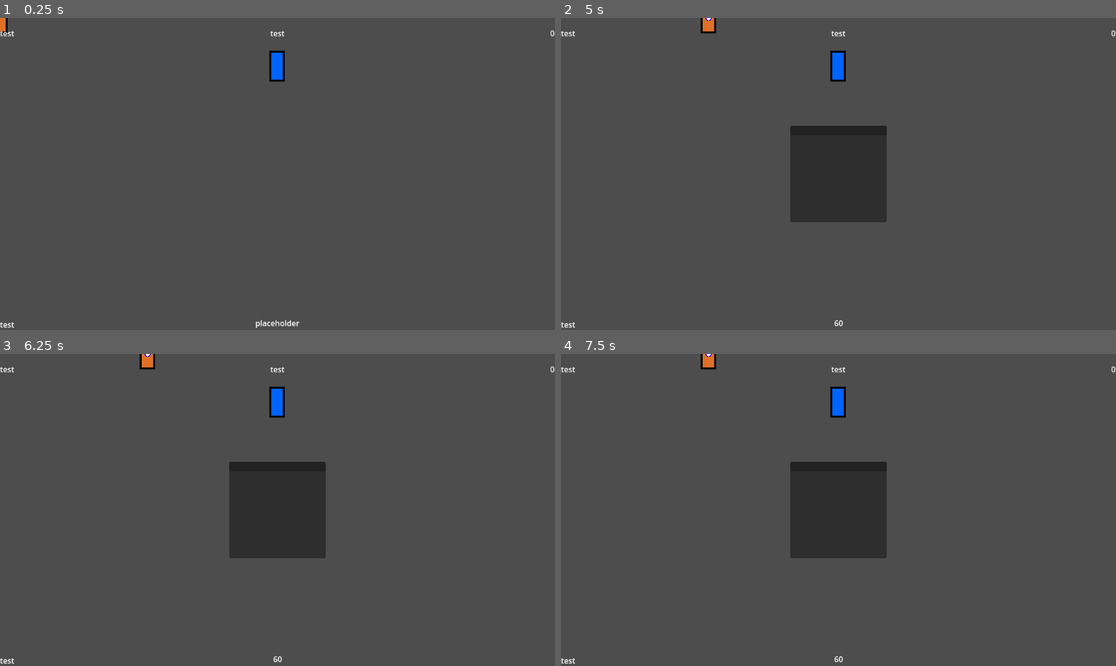
Above: before the commit, frames 1-4 (two rows, left to right).
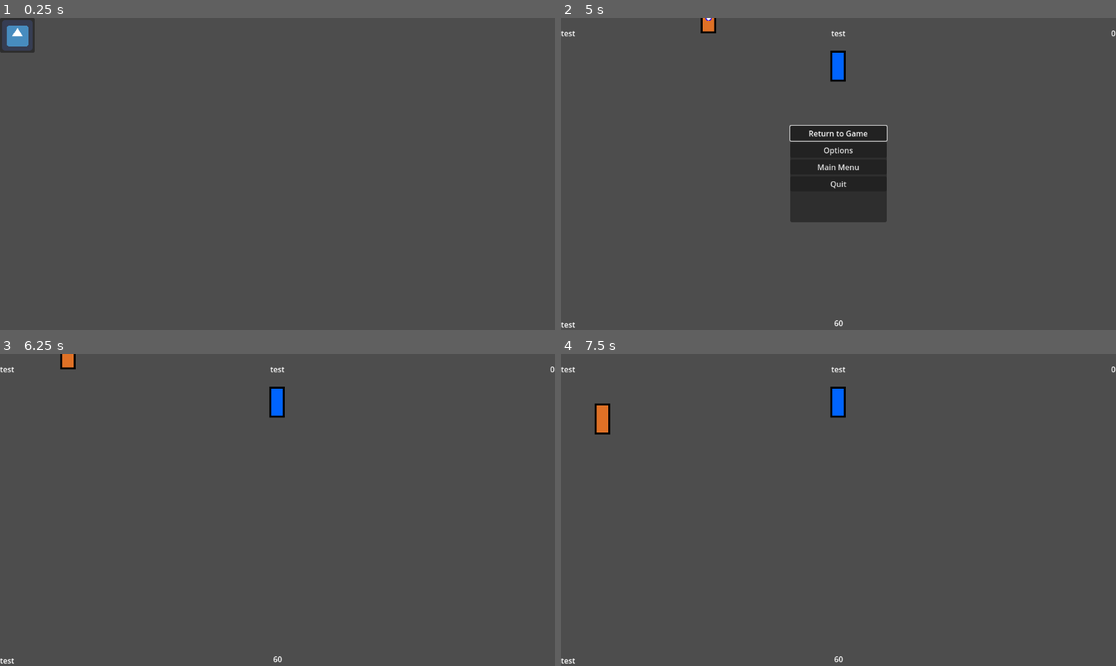
Above: after the commit, the same moments.

Repository: peachey2k2/oniki
Game: Godot game, scene res://scenes/Main.tscn
Same seed, same stepped clock (60 frames per second), same inputs: the game is played once before the commit and once after it. The engine's default icon, where the game draws it, is replaced by a stand-in: a white triangle on a blue panel in a dark square.
Inputs (mouse positions are in pixels of both pictures, inside the frame that each line leads up to):
- Up to frame 1 (0.25 s): no input
- Up to frame 2 (5 s): click (577, 36) at 0.52 s; tap Enter at 1.25 s; hold Right (ui_right) 1.28-2.03 s; hold Shift (focus) 1.28-2.03 s; hold Down (ui_down) 2.03-2.78 s; tap Shift (focus) at 2.1, 3.05, 3.6 s; hold Right (ui_right) 2.78-3.53 s; hold Z (hit) 2.78-3.53 s; hold Up (ui_up) 3.53-4.28 s; hold Left (ui_left) from 4.28 s (still down); hold Shift (focus) from 4.28 s (still down); tap Escape (pause) at 4.9 s
- Up to frame 3 (6.25 s): release Left (ui_left) at 5 s; release Shift (focus) at 5 s; click (277, 469) at 5 s, where only the run after the commit has a clickable "Return to Game"; tap Space at 5.75 s; hold Left (ui_left) from 5.78 s (still down); tap Z (hit) at 5.85 s; tap Shift (focus) at 6.05 s
- Up to frame 4 (7.5 s): release Left (ui_left) at 6.53 s; hold Down (ui_down) 6.53-7.28 s; hold Shift (focus) 6.53-7.28 s; hold Right (ui_right) from 7.28 s (still down); tap Shift (focus) at 7.35 s

The runs differ from the first frame. In frame 1, 0.9% of the frame differs, in the area x 0-100%, y 0-100%; in frame 2, 0.4%; in frame 3, 5.7%; in frame 4, 5.8%, in the area x 6-59%, y 0-66%.

Commit message:
simple pause and main menus

Diff:
--- a/project.godot
+++ b/project.godot
@@ -16,7 +16,6 @@
 [autoload]
 
 BattleStats="*res://scripts/battleStats.gd"
-PauseHandler="*res://scenes/PauseHandler.tscn"
 
 [display]
 
@@ -24,6 +23,14 @@
 
 [input]
 
+ui_accept={
+"deadzone": 0.5,
+"events": [Object(InputEventKey,"resource_local_to_scene":false,"resource_name":"","device":0,"window_id":0,"alt_pressed":false,"shift_pressed":false,"ctrl_pressed":false,"meta_pressed":false,"pressed":false,"keycode":4194309,"physical_keycode":0,"key_label":0,"unicode":4194309,"echo":false,"script":null)
+, Object(InputEventKey,"resource_local_to_scene":false,"resource_name":"","device":0,"window_id":0,"alt_pressed":false,"shift_pressed":false,"ctrl_pressed":false,"meta_pressed":false,"pressed":false,"keycode":4194310,"physical_keycode":0,"key_label":0,"unicode":4194310,"echo":false,"script":null)
+, Object(InputEventKey,"resource_local_to_scene":false,"resource_name":"","device":0,"window_id":0,"alt_pressed":false,"shift_pressed":false,"ctrl_pressed":false,"meta_pressed":false,"pressed":false,"keycode":32,"physical_keycode":0,"key_label":0,"unicode":32,"echo":false,"script":null)
+, Object(InputEventKey,"resource_local_to_scene":false,"resource_name":"","device":-1,"window_id":0,"alt_pressed":false,"shift_pressed":false,"ctrl_pressed":false,"meta_pressed":false,"pressed":false,"keycode":0,"physical_keycode":90,"key_label":0,"unicode":122,"echo":false,"script":null)
+]
+}
 debug={
 "deadzone": 0.5,
 "events": [Object(InputEventKey,"resource_local_to_scene":false,"resource_name":"","device":-1,"window_id":0,"alt_pressed":false,"shift_pressed":false,"ctrl_pressed":false,"meta_pressed":false,"pressed":false,"keycode":0,"physical_keycode":81,"key_label":0,"unicode":113,"echo":false,"script":null)
--- /dev/null
+++ b/scenes/Battle.tscn
@@ -0,0 +1,113 @@
+[gd_scene load_steps=8 format=3 uid="uid://bty05s2e3am5q"]
+
+[ext_resource type="Script" path="res://scripts/main.gd" id="1_l7pku"]
+[ext_resource type="PackedScene" uid="uid://b2cvqisw0hsd4" path="res://scenes/Player.tscn" id="2_hilyk"]
+[ext_resource type="PackedScene" uid="uid://c1b6e6j2g6ul3" path="res://scenes/enemy.tscn" id="3_xm52y"]
+[ext_resource type="Script" path="res://scripts/FPS.gd" id="4_ufn6s"]
+[ext_resource type="Script" path="res://scripts/LifeBar.gd" id="5_taydl"]
+[ext_resource type="Script" path="res://scripts/TimeoutTimer.gd" id="6_7ngma"]
+[ext_resource type="Script" path="res://scripts/GrazeCounter.gd" id="7_5eiw7"]
+
+[node name="Battle" type="Control"]
+layout_mode = 3
+anchors_preset = 15
+anchor_right = 1.0
+anchor_bottom = 1.0
+grow_horizontal = 2
+grow_vertical = 2
+script = ExtResource("1_l7pku")
+
+[node name="Player" parent="." instance=ExtResource("2_hilyk")]
+z_index = 1
+texture_filter = 1
+
+[node name="Enemy" parent="." instance=ExtResource("3_xm52y")]
+position = Vector2(575, 100)
+
+[node name="BattleUI" type="Control" parent="."]
+z_index = 20
+layout_mode = 1
+anchors_preset = 15
+anchor_right = 1.0
+anchor_bottom = 1.0
+grow_horizontal = 2
+grow_vertical = 2
+metadata/_edit_use_anchors_ = true
+
+[node name="FPSCounter" type="Label" parent="BattleUI"]
+process_mode = 3
+layout_mode = 1
+anchors_preset = 7
+anchor_left = 0.5
+anchor_top = 1.0
+anchor_right = 0.5
+anchor_bottom = 1.0
+offset_left = -52.5
+offset_top = -26.0
+offset_right = 52.5
+grow_horizontal = 2
+grow_vertical = 0
+text = "placeholder"
+horizontal_alignment = 1
+script = ExtResource("4_ufn6s")
+
+[node name="LifeBarContainer" type="HBoxContainer" parent="BattleUI"]
+layout_mode = 1
+anchors_preset = -1
+anchor_left = 0.000868056
+anchor_top = 0.00154321
+anchor_right = 1.00087
+anchor_bottom = 0.00154321
+offset_bottom = 8.0
+grow_horizontal = 2
+script = ExtResource("5_taydl")
+metadata/_edit_use_anchors_ = true
+
+[node name="Time" type="Label" parent="BattleUI"]
+layout_mode = 1
+anchors_preset = 1
+anchor_left = 1.0
+anchor_right = 1.0
+offset_left = -56.0
+offset_top = 20.0
+offset_bottom = 46.0
+grow_horizontal = 0
+text = "test"
+horizontal_alignment = 2
+script = ExtResource("6_7ngma")
+
+[node name="Timer" type="Timer" parent="BattleUI/Time"]
+one_shot = true
+
+[node name="BarCount" type="Label" parent="BattleUI"]
+layout_mode = 1
+offset_top = 20.0
+offset_right = 56.0
+offset_bottom = 46.0
+text = "test"
+
+[node name="SpellName" type="Label" parent="BattleUI"]
+layout_mode = 1
+anchors_preset = 5
+anchor_left = 0.5
+anchor_right = 0.5
+offset_left = -28.0
+offset_top = 20.0
+offset_right = 28.0
+offset_bottom = 46.0
+grow_horizontal = 2
+text = "test"
+horizontal_alignment = 1
+
+[node name="Graze" type="Label" parent="BattleUI"]
+layout_mode = 1
+anchors_preset = 2
+anchor_top = 1.0
+anchor_bottom = 1.0
+offset_top = -23.0
+offset_right = 40.0
+grow_vertical = 0
+text = "test"
+script = ExtResource("7_5eiw7")
+
+[connection signal="bar_emptied" from="BattleUI/LifeBarContainer" to="Enemy" method="_on_life_bar_container_bar_emptied"]
--- /dev/null
+++ b/scenes/Main.gd
@@ -0,0 +1,13 @@
+extends Node2D
+
+@onready var root:Node = $"/root"
+
+func _ready():
+	$Button.connect("pressed",Callable(self,"_on_button_pressed"))
+
+func _on_button_pressed():
+	var Battle:Node = load("res://scenes/Battle.tscn").instantiate()
+	var PauseHandler:Node = load("res://scenes/PauseHandler.tscn").instantiate()
+	root.add_child(Battle)
+	root.add_child(PauseHandler)
+	queue_free()
--- a/scenes/Main.tscn
+++ b/scenes/Main.tscn
@@ -1,113 +1,12 @@
-[gd_scene load_steps=8 format=3 uid="uid://bty05s2e3am5q"]
+[gd_scene load_steps=3 format=3 uid="uid://cgpbies442yv1"]
 
-[ext_resource type="Script" path="res://scripts/main.gd" id="2"]
-[ext_resource type="Script" path="res://scripts/FPS.gd" id="3"]
-[ext_resource type="PackedScene" uid="uid://c1b6e6j2g6ul3" path="res://scenes/enemy.tscn" id="3_j7bnb"]
-[ext_resource type="PackedScene" uid="uid://b2cvqisw0hsd4" path="res://scenes/Player.tscn" id="4"]
-[ext_resource type="Script" path="res://scripts/LifeBar.gd" id="5_hv86u"]
-[ext_resource type="Script" path="res://scripts/TimeoutTimer.gd" id="6_bavyu"]
-[ext_resource type="Script" path="res://scripts/GrazeCounter.gd" id="7_bdfv3"]
+[ext_resource type="Texture2D" uid="uid://33qc36xfaf85" path="res://icon.png" id="1_21nhi"]
+[ext_resource type="Script" path="res://scenes/Main.gd" id="1_l75ni"]
 
-[node name="Battle" type="Control"]
-layout_mode = 3
-anchors_preset = 15
-anchor_right = 1.0
-anchor_bottom = 1.0
-grow_horizontal = 2
-grow_vertical = 2
-script = ExtResource("2")
+[node name="Main" type="Node2D"]
+script = ExtResource("1_l75ni")
 
-[node name="Player" parent="." instance=ExtResource("4")]
-z_index = 1
-texture_filter = 1
-
-[node name="Enemy" parent="." instance=ExtResource("3_j7bnb")]
-position = Vector2(575, 100)
-
-[node name="BattleUI" type="Control" parent="."]
-z_index = 20
-layout_mode = 1
-anchors_preset = 15
-anchor_right = 1.0
-anchor_bottom = 1.0
-grow_horizontal = 2
-grow_vertical = 2
-metadata/_edit_use_anchors_ = true
-
-[node name="FPSCounter" type="Label" parent="BattleUI"]
-process_mode = 3
-layout_mode = 1
-anchors_preset = 7
-anchor_left = 0.5
-anchor_top = 1.0
-anchor_right = 0.5
-anchor_bottom = 1.0
-offset_left = -52.5
-offset_top = -26.0
-offset_right = 52.5
-grow_horizontal = 2
-grow_vertical = 0
-text = "placeholder"
-horizontal_alignment = 1
-script = ExtResource("3")
-
-[node name="LifeBarContainer" type="HBoxContainer" parent="BattleUI"]
-layout_mode = 1
-anchors_preset = -1
-anchor_left = 0.000868056
-anchor_top = 0.00154321
-anchor_right = 1.00087
-anchor_bottom = 0.00154321
+[node name="Button" type="Button" parent="."]
+offset_right = 8.0
 offset_bottom = 8.0
-grow_horizontal = 2
-script = ExtResource("5_hv86u")
-metadata/_edit_use_anchors_ = true
-
-[node name="Time" type="Label" parent="BattleUI"]
-layout_mode = 1
-anchors_preset = 1
-anchor_left = 1.0
-anchor_right = 1.0
-offset_left = -56.0
-offset_top = 20.0
-offset_bottom = 46.0
-grow_horizontal = 0
-text = "test"
-horizontal_alignment = 2
-script = ExtResource("6_bavyu")
-
-[node name="Timer" type="Timer" parent="BattleUI/Time"]
-one_shot = true
-
-[node name="BarCount" type="Label" parent="BattleUI"]
-layout_mode = 1
-offset_top = 20.0
-offset_right = 56.0
-offset_bottom = 46.0
-text = "test"
-
-[node name="SpellName" type="Label" parent="BattleUI"]
-layout_mode = 1
-anchors_preset = 5
-anchor_left = 0.5
-anchor_right = 0.5
-offset_left = -28.0
-offset_top = 20.0
-offset_right = 28.0
-offset_bottom = 46.0
-grow_horizontal = 2
-text = "test"
-horizontal_alignment = 1
-
-[node name="Graze" type="Label" parent="BattleUI"]
-layout_mode = 1
-anchors_preset = 2
-anchor_top = 1.0
-anchor_bottom = 1.0
-offset_top = -23.0
-offset_right = 40.0
-grow_vertical = 0
-text = "test"
-script = ExtResource("7_bdfv3")
-
-[connection signal="bar_emptied" from="BattleUI/LifeBarContainer" to="Enemy" method="_on_life_bar_container_bar_emptied"]
+icon = ExtResource("1_21nhi")
--- a/scenes/MainMenu.tscn
+++ /dev/null
@@ -1,34 +0,0 @@
-[gd_scene format=2]
-
-[node name="Control" type="Control"]
-anchor_right = 1.0
-anchor_bottom = 1.0
-
-[node name="VBoxContainer" type="VBoxContainer" parent="."]
-offset_left = 100.0
-offset_top = 150.0
-offset_right = 500.0
-offset_bottom = 550.0
-
-[node name="Button" type="Button" parent="VBoxContainer"]
-offset_right = 400.0
-offset_bottom = 97.0
-size_flags_vertical = 3
-
-[node name="Button2" type="Button" parent="VBoxContainer"]
-offset_top = 101.0
-offset_right = 400.0
-offset_bottom = 198.0
-size_flags_vertical = 3
-
-[node name="Button3" type="Button" parent="VBoxContainer"]
-offset_top = 202.0
-offset_right = 400.0
-offset_bottom = 299.0
-size_flags_vertical = 3
-
-[node name="Button4" type="Button" parent="VBoxContainer"]
-offset_top = 303.0
-offset_right = 400.0
-offset_bottom = 400.0
-size_flags_vertical = 3
--- a/scenes/PauseHandler.tscn
+++ b/scenes/PauseHandler.tscn
@@ -14,7 +14,6 @@
 script = ExtResource("1_o40ta")
 
 [node name="MainContainer" type="MarginContainer" parent="."]
-visible = false
 z_index = 1000
 layout_mode = 1
 anchors_preset = 8
@@ -32,9 +31,25 @@
 [node name="Panel" type="Panel" parent="MainContainer"]
 layout_mode = 2
 
-[node name="VBoxContainer" type="VBoxContainer" parent="MainContainer"]
+[node name="PauseMenu" type="VBoxContainer" parent="MainContainer"]
 layout_mode = 2
 
-[node name="Button" type="Button" parent="MainContainer/VBoxContainer"]
+[node name="ReturnToGame" type="Button" parent="MainContainer/PauseMenu"]
 custom_minimum_size = Vector2(0, 20)
 layout_mode = 2
+text = "Return to Game"
+
+[node name="Options" type="Button" parent="MainContainer/PauseMenu"]
+custom_minimum_size = Vector2(0, 20)
+layout_mode = 2
+text = "Options"
+
+[node name="MainMenu" type="Button" parent="MainContainer/PauseMenu"]
+custom_minimum_size = Vector2(0, 20)
+layout_mode = 2
+text = "Main Menu"
+
+[node name="Quit" type="Button" parent="MainContainer/PauseMenu"]
+custom_minimum_size = Vector2(0, 20)
+layout_mode = 2
+text = "Quit"
--- a/scripts/PauseHandler.gd
+++ b/scripts/PauseHandler.gd
@@ -1,22 +1,36 @@
 extends Control
 
 @onready var tree:SceneTree = get_tree()
+@onready var menu:Node = $"MainContainer/PauseMenu"
 signal game_paused
 signal game_unpaused
 
 func _ready():
-	$"MainContainer/VBoxContainer/Button".connect("pressed",Callable(self,"_on_button_pressed"))
+	hide()
+	for i in menu.get_child_count():
+		menu.get_child(i).connect("pressed", Callable(self, "_on_button_" + str(i) + "_pressed"))
 
 func _process(_delta):
 	if Input.is_action_just_pressed("pause"):
 		tree.set_pause(!tree.is_paused())
-		print(tree.is_paused())
 		if tree.is_paused():
 			emit_signal("game_paused")
-			$MainContainer.show()
+			show()
+			menu.get_child(0).grab_focus()
 		else:
 			emit_signal("game_unpaused")
-			$MainContainer.hide()
+			hide()
 
-func _on_button_pressed():
-	print(":)")
+func _on_button_0_pressed():
+	tree.set_pause(false)
+	emit_signal("game_unpaused")
+	hide()
+
+func _on_button_1_pressed():
+	pass
+
+func _on_button_2_pressed():
+	pass
+
+func _on_button_3_pressed():
+	tree.quit()
--- a/scripts/Player.gd
+++ b/scripts/Player.gd
@@ -1,11 +1,10 @@
 extends CharacterBody2D
 const SPEED = 400
 var direction:Vector2
-#var window_size = Window.get_size()
 
 
 func _ready():
-	pass # Replace with function body.
+	pass
 
 
 func _physics_process(_delta):
--- a/scripts/battleStats.gd
+++ b/scripts/battleStats.gd
@@ -10,14 +10,6 @@
 #health:int - how many hits it takes to capture that spell, displayed at top left
 #time:int - the initial value of the timeout timer, displayed at top right
 #spawner_count:int - amount of spawner objects to use
-
-#offset:Vector2 - the location of that spawner relative to the player
-#amount:int - amount of bullets per circle
-#repeat:int - how many circles the function will create before stopping
-#tilt:float - how much the circle should tilt every time
-#velocity:Vector2 - vector to control the speed. it'll be rotated for every generated bullet.
-#distance:float - how far from the origin bullets will spawn in
-#delay:float - time delay between each circle
 
 var enemy = {
 	"bar_count": 1,
